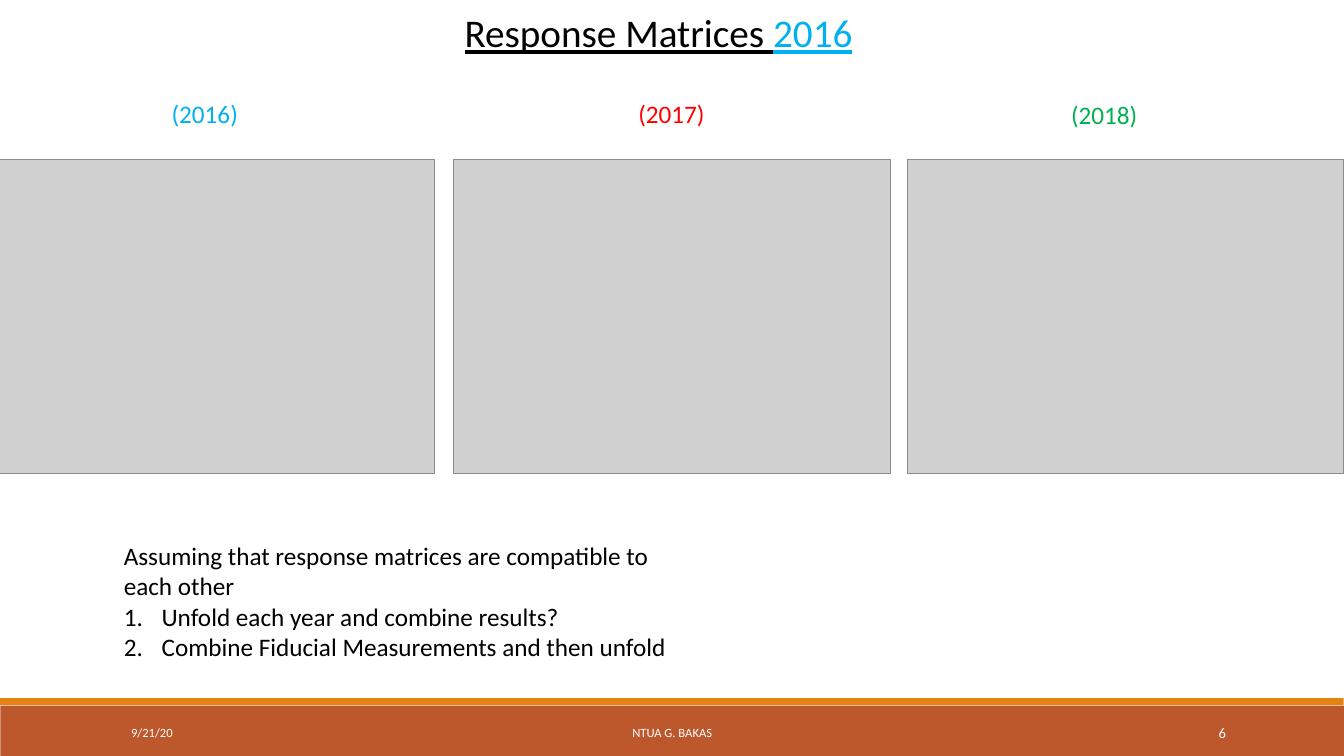
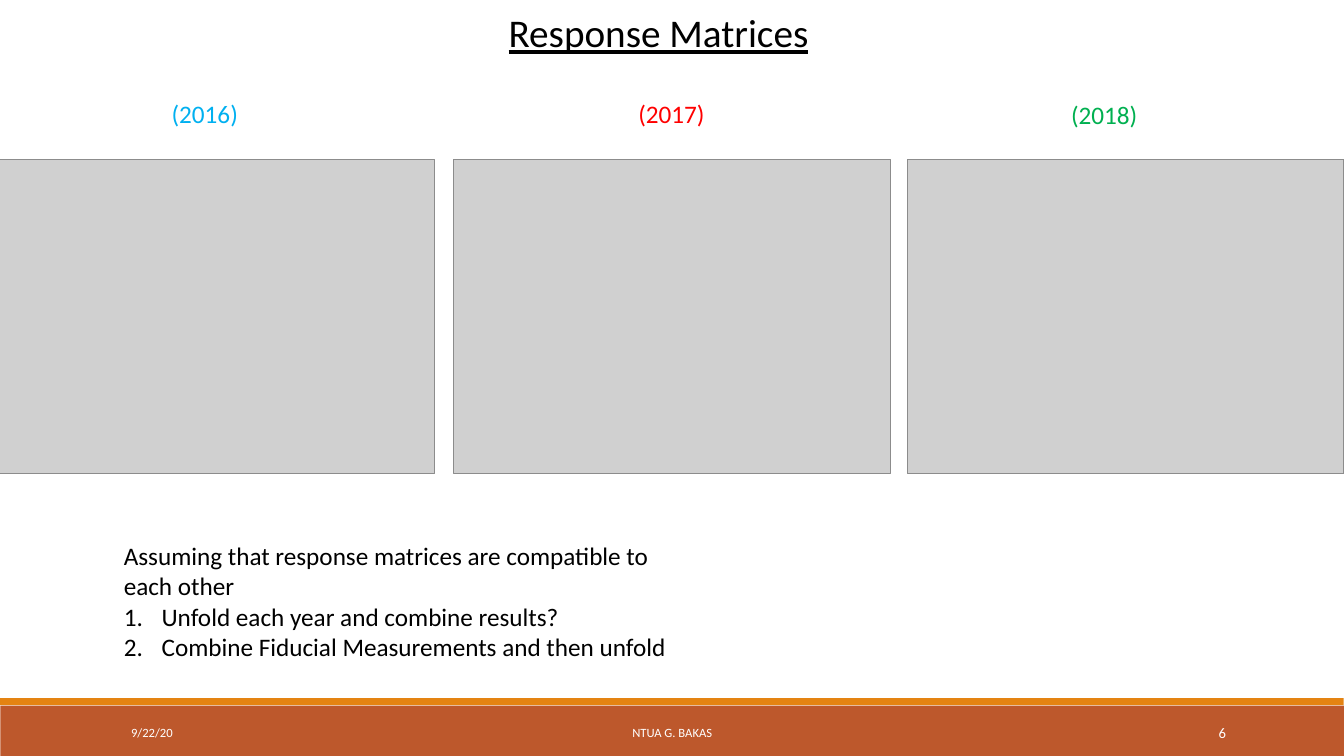
Before and after one commit to georgebakas/HEP-NTUA, a slide deck: slide 6 of Documents for Progress/AnalysisStatus_ttX_NTUA.pptx. Drawn at 1344x756 pixels with LibreOffice and Linux fonts; fonts in the diff are those of the drawing; grey boxes stand for pictures; background and template pictures are left out. Boxes give left, top, right and bottom in pixels: in the first picture for what was removed or moved away, otherwise in the second. Text is boxed around its words. In the diff, an @@ line names an element or a change of style, - is before the commit and + after.

```diff
--- a/Documents for Progress/AnalysisStatus_ttX_NTUA.pptx
+++ b/Documents for Progress/AnalysisStatus_ttX_NTUA.pptx
@@ text at bbox=[509, 20, 808, 54]: text changed @@
-Response Matrices 2016
+Response Matrices
@@ text at bbox=[131, 728, 173, 738]: text changed @@
-9/21/20
+9/22/20
```
Also in this commit, not shown: 27 other slides changed, 2 slides removed, 4 other files.
